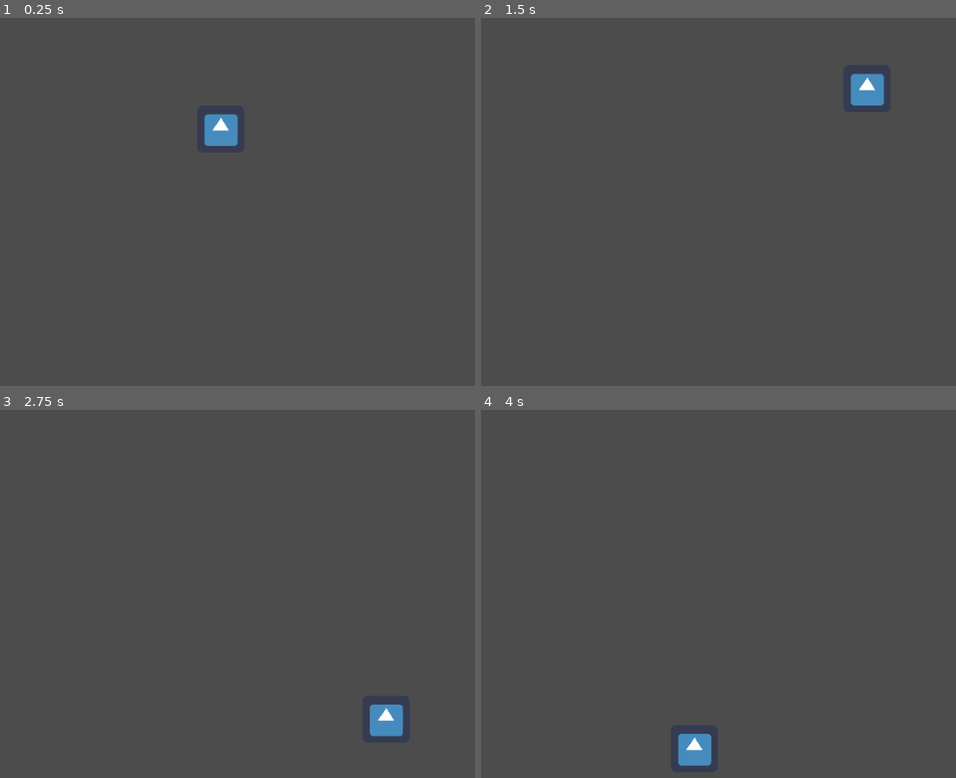
Above: before the commit, frames 1-4 (two rows, left to right).
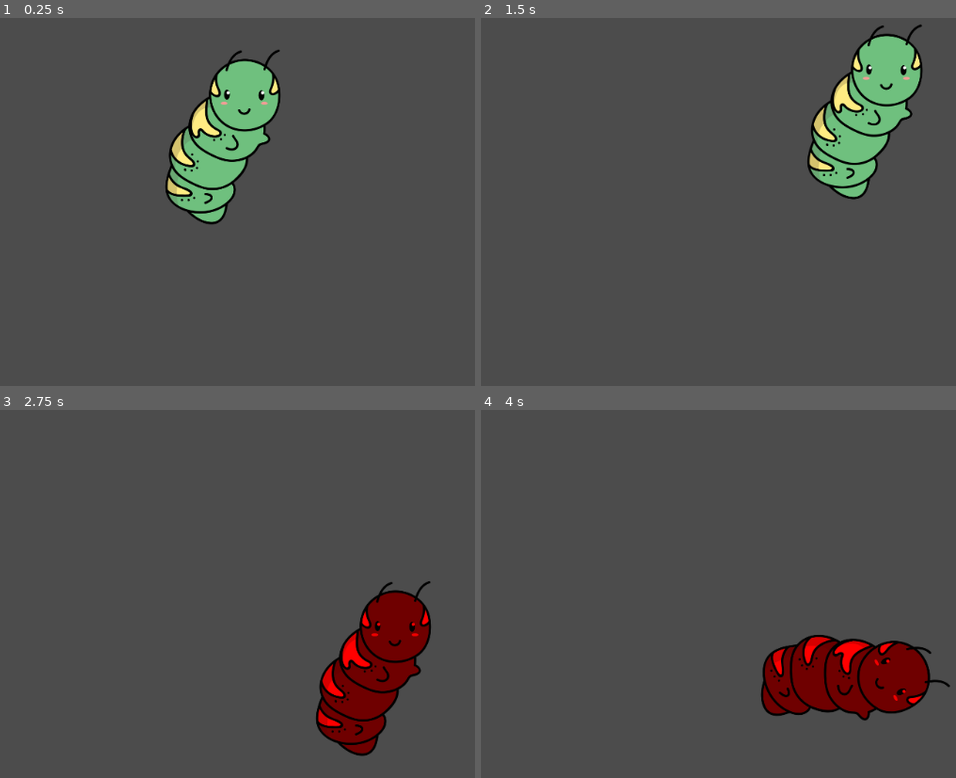
Above: after the commit, the same moments.

Repository: OperationBeans/Joc_3r_Trimestre_Pau
Game: Godot game, scene res://JOC.tscn
Two runs of this game, one before a commit and one after it. Both use one fixed random seed, a clock stepped at 60 frames per second and the inputs below. The engine's default icon, where the game draws it, is replaced by a stand-in: a white triangle on a blue panel in a dark square.
Inputs:
- Up to frame 1 (0.25 s): no input
- Up to frame 2 (1.5 s): tap Enter at 0.5 s; hold D (mou_dreta) 0.53-1.28 s; tap W (mou_endevant) at 0.8, 1.35 s
- Up to frame 3 (2.75 s): tap S (mou_enrrere) at 1.55 s; hold S (mou_enrrere) from 2.03 s (still down); tap A (mou_esquerra) at 2.3 s
- Up to frame 4 (4 s): release S (mou_enrrere) at 2.78 s; tap A (mou_esquerra) at 2.85 s; tap Backspace (girar_angle, bound only after the commit) at 3.05 s; hold Backspace (girar_angle, bound only after the commit) from 3.53 s (still down); tap D (mou_dreta) at 3.8 s

The runs differ from the first frame. In frame 1, 6.6% of the frame differs, in the area x 34-60%, y 8-57%; in frame 2, 6.6%; in frame 3, 6.9%; in frame 4, 7.2%, in the area x 41-99%, y 61-97%.

Commit message:
Crear Primer Personatge I Àrees de Colisió

Diff:
--- a/Godot.gd
+++ b/Godot.gd
@@ -1,6 +1,6 @@
-extends Sprite
+extends Area2D
 export var velocitat : int = 300
-export var tamany = Vector2(1, 1)
+export var tamany = Vector2(0.5, 0.5)
 var direccio = Vector2(0, 0)
 
 func _ready():
@@ -8,12 +8,26 @@
 	position = Vector2(500, 200)
 	scale = tamany
 func _process(delta):
-	position += direccio * velocitat * delta
+
 	if  Input.is_action_pressed("mou_dreta"):
-		direccio = Vector2(1,0)
+		direccio += Vector2.RIGHT
 	if  Input.is_action_pressed("mou_esquerra"):
-		direccio = Vector2(-1,0)
-	if  Input.is_action_pressed("mou_endevant"):
-		direccio = Vector2(0,-1)
+		direccio += Vector2.LEFT
+	if Input.is_action_pressed("mou_endevant"):
+		direccio += Vector2.UP
 	if  Input.is_action_pressed("mou_enrrere"):
-		direccio = Vector2(0,1)
+		direccio += Vector2.DOWN
+	if Input.is_action_pressed("girar_angle"):
+		tamany.x += 100
+		tamany.y += 100
+		rotation_degrees += 2
+	position += direccio.normalized() * velocitat * delta
+	direccio = Vector2.ZERO
+
+
+func _on_Personatge_area_entered(area):
+	modulate = Color(1,0,0)
+
+
+func _on_Personatge_area_exited(area):
+	modulate = Color(1,1,1)
--- a/JOC.tscn
+++ b/JOC.tscn
@@ -1,12 +1,33 @@
-[gd_scene load_steps=3 format=2]
+[gd_scene load_steps=5 format=2]
 
-[ext_resource path="res://icon.png" type="Texture" id=1]
+[ext_resource path="res://oruga.png" type="Texture" id=1]
 [ext_resource path="res://Godot.gd" type="Script" id=2]
+
+[sub_resource type="CapsuleShape2D" id=3]
+radius = 239.0
+
+[sub_resource type="RectangleShape2D" id=2]
+extents = Vector2( 125.5, 86 )
 
 [node name="JOC" type="Node2D"]
 
-[node name="Godot" type="Sprite" parent="."]
-position = Vector2( 542, 321 )
-scale = Vector2( 3.79688, 3.53125 )
+[node name="Personatge" type="Area2D" parent="."]
+script = ExtResource( 2 )
+
+[node name="Godot" type="Sprite" parent="Personatge"]
+position = Vector2( 6, 21.5 )
+scale = Vector2( 1.01563, 1.01367 )
 texture = ExtResource( 1 )
-script = ExtResource( 2 )
+
+[node name="CollisionShape2D" type="CollisionShape2D" parent="Personatge"]
+position = Vector2( 16, 35 )
+shape = SubResource( 3 )
+
+[node name="Area2D" type="Area2D" parent="."]
+
+[node name="CollisionShape2D" type="CollisionShape2D" parent="Area2D"]
+position = Vector2( 882, 500 )
+shape = SubResource( 2 )
+
+[connection signal="area_entered" from="Personatge" to="Personatge" method="_on_Personatge_area_entered"]
+[connection signal="area_exited" from="Personatge" to="Personatge" method="_on_Personatge_area_exited"]
--- a/project.godot
+++ b/project.godot
@@ -40,6 +40,11 @@
 , Object(InputEventKey,"resource_local_to_scene":false,"resource_name":"","device":0,"alt":false,"shift":false,"control":false,"meta":false,"command":false,"pressed":false,"scancode":16777234,"physical_scancode":0,"unicode":0,"echo":false,"script":null)
  ]
 }
+girar_angle={
+"deadzone": 0.5,
+"events": [ Object(InputEventKey,"resource_local_to_scene":false,"resource_name":"","device":0,"alt":false,"shift":false,"control":false,"meta":false,"command":false,"pressed":false,"scancode":0,"physical_scancode":16777220,"unicode":0,"echo":false,"script":null)
+ ]
+}
 
 [physics]
 
Binary file added: oruga.png
Not shown, added: oruga.png.import
